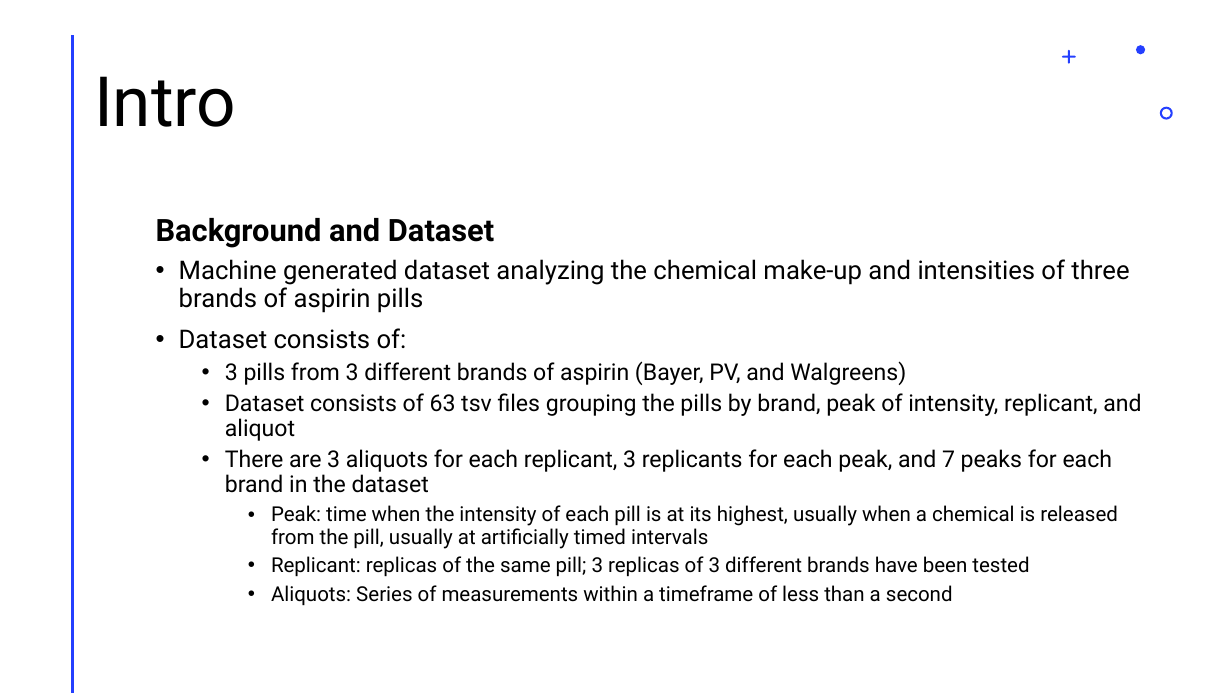
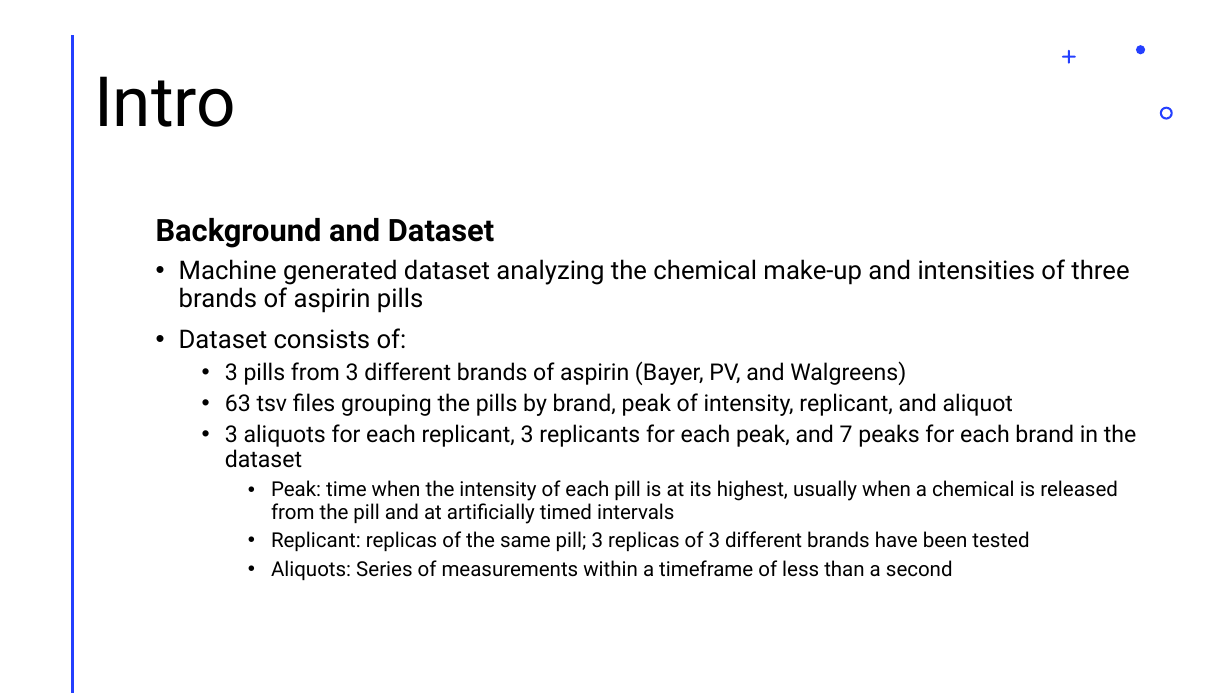
Before and after one commit to ggunaward/Analytics-Portfolio, a slide deck: slide 2 of R/STAT 601 - Applied Statistics I/Project 3 - Variance Analysis Aspirins/Project_3_Powerpoint_Gavin_Gunawardena.pptx. Drawn at 1232x693 pixels with LibreOffice and Linux fonts; fonts in the diff are those of the drawing. Boxes give left, top, right and bottom in pixels: in the first picture for what was removed or moved away, otherwise in the second. Text is boxed around its words. In the diff, an @@ line names an element or a change of style, - is before the commit and + after.

```diff
--- a/R/STAT 601 - Applied Statistics I/Project 3 - Variance Analysis Aspirins/Project_3_Powerpoint_Gavin_Gunawardena.pptx
+++ b/R/STAT 601 - Applied Statistics I/Project 3 - Variance Analysis Aspirins/Project_3_Powerpoint_Gavin_Gunawardena.pptx
@@ text at (x1=225, y1=393, x2=1137, y2=524): text changed @@
-  • Dataset consists of 63 tsv files grouping the pills by brand, peak of intensity, replicant, and aliquot
-  • There are 3 aliquots for each replicant, 3 replicants for each peak, and 7 peaks for each brand in the dataset
-    • Peak: time when the intensity of each pill is at its highest, usually when a chemical is released from the pill, usually at artificially timed intervals
+  • 63 tsv files grouping the pills by brand, peak of intensity, replicant, and aliquot
+  • 3 aliquots for each replicant, 3 replicants for each peak, and 7 peaks for each brand in the dataset
+    • Peak: time when the intensity of each pill is at its highest, usually when a chemical is released from the pill and at artificially timed intervals
```
Also in this commit, not shown: 2 other files.
